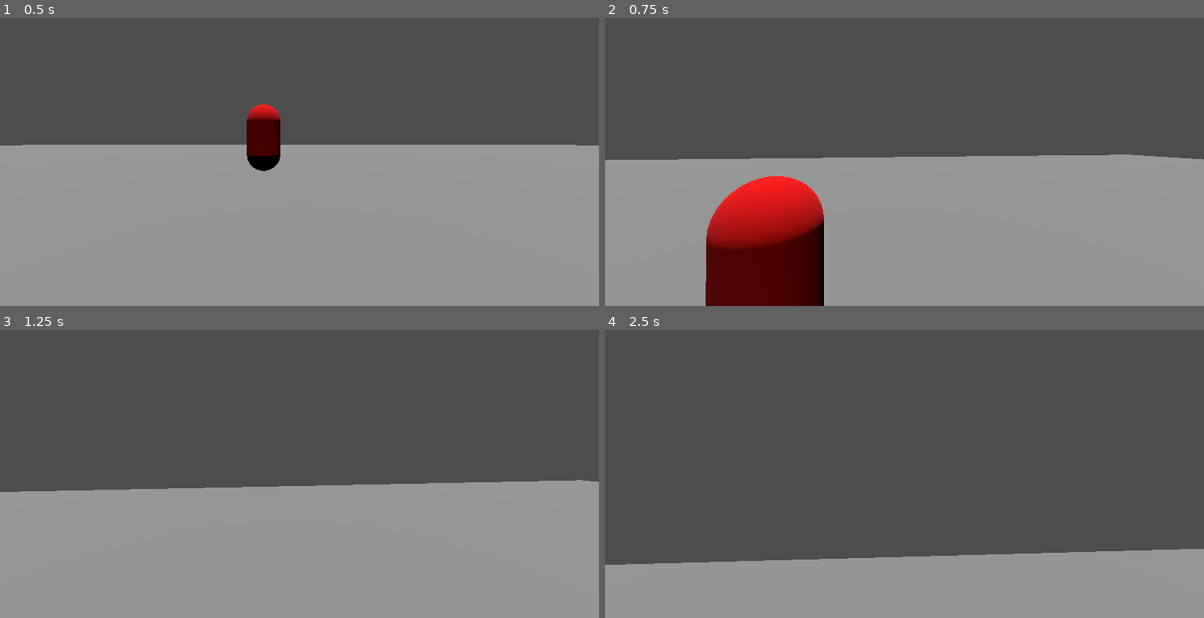
Above: before the commit, frames 1-4 (two rows, left to right).
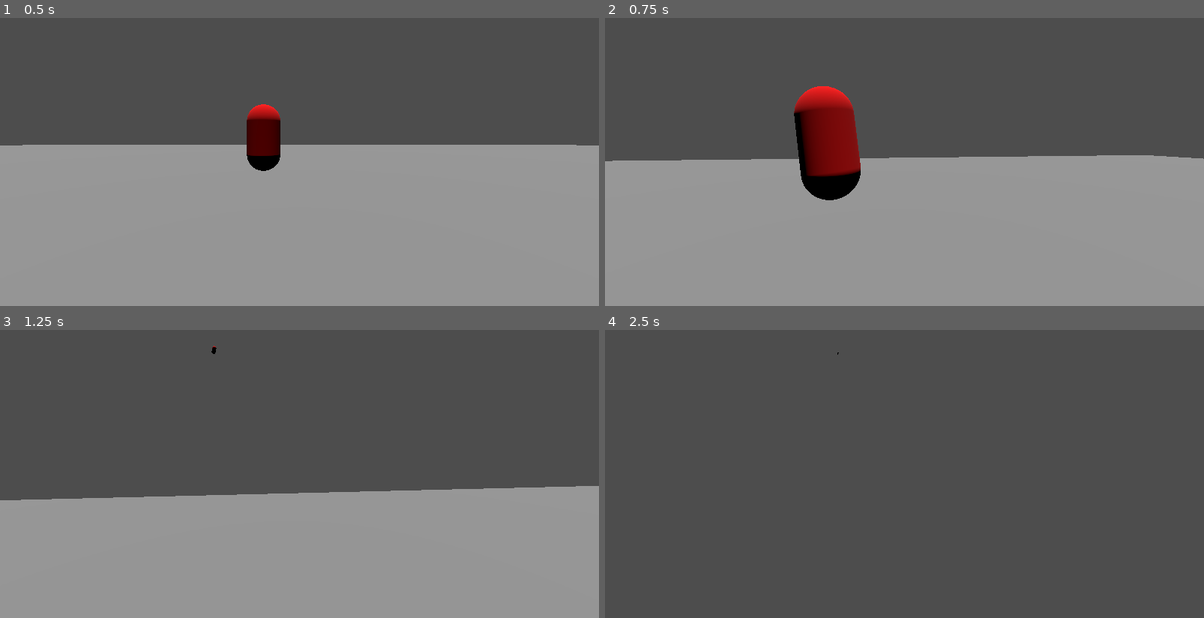
Above: after the commit, the same moments.

Repository: etper/one-hit-brawler
Game: Godot game, scene res://main.tscn
Two runs of this game, one before a commit and one after it. Both use one fixed random seed, a clock stepped at 60 frames per second and the inputs below.
Inputs (mouse positions are in pixels of both pictures, inside the frame that each line leads up to):
- Up to frame 1 (0.5 s): no input
- Up to frame 2 (0.75 s): tap Enter (ui_accept) at 0.5 s; move the mouse to (934, 136) at 0.52 s; hold Up (ui_up) from 0.53 s (still down); click (934, 136) at 0.6 s
- Up to frame 3 (1.25 s): keep holding Up (ui_up); tap Enter (ui_accept) at 0.77 s
- Up to frame 4 (2.5 s): keep holding Up (ui_up); move the mouse to (874, 450) at 1.27 s; click (874, 450) at 1.35 s; tap Enter (ui_accept) at 1.52 s; move the mouse to (916, 442) at 2.02 s; tap Shift (shift) at 2.1 s; click (916, 442) at 2.3 s

Frame 1 is identical in both runs. In frame 2, 12% of the frame differs, in the area x 0-100%, y 23-100%; in frame 3, 2.5%; in frame 4, 21%, in the area x 0-100%, y 7-100%.

Commit message:
gap closing fun!

Diff:
--- a/Enemy.tscn
+++ b/Enemy.tscn
@@ -10,7 +10,7 @@
 [sub_resource type="CapsuleMesh" id="CapsuleMesh_s7bn3"]
 material = SubResource("StandardMaterial3D_tt7e2")
 
-[node name="Enemy" type="CharacterBody3D" unique_id=1691479726]
+[node name="Enemy" type="CharacterBody3D" unique_id=1691479726 groups=["enemy"]]
 script = ExtResource("1_tt7e2")
 
 [node name="CollisionShape3D" type="CollisionShape3D" parent="." unique_id=1339162921]
--- a/player.gd
+++ b/player.gd
@@ -12,6 +12,9 @@
 
 const SHAKE_STRENGTH = 0.15
 
+const GAP_CLOSE_RANGE = 6.0
+const GAP_CLOSE_SPEED = 42.0
+
 var shake_time = 0.0
 
 var dash_timer = 0.0
@@ -19,6 +22,9 @@
 var dash_direction = Vector3.ZERO
 
 var gravity = ProjectSettings.get_setting("physics/3d/default_gravity")
+
+var gapclose_target = null
+var gapclosing = false
 
 @onready var camera = $Camera3D
 
@@ -33,6 +39,7 @@
 
 func _physics_process(delta):
 
+	# CAMERA SHAKE
 	if shake_time > 0.0:
 
 		shake_time -= delta
@@ -47,18 +54,81 @@
 
 		camera.position = Vector3.ZERO
 
+
+	# ATTACK INPUT
 	if Input.is_action_just_pressed("attack"):
-		punch()
-
+
+		var target = find_gapclose_target()
+
+		if target:
+			start_gapclose(target)
+		else:
+			punch()
+
+
+	# GAPCLOSE
+	if gapclosing:
+
+		if gapclose_target == null:
+			gapclosing = false
+			return
+
+		var dir = (
+			gapclose_target.global_position - global_position
+		).normalized()
+
+		velocity.x = dir.x * GAP_CLOSE_SPEED
+		velocity.z = dir.z * GAP_CLOSE_SPEED
+
+		move_and_slide()
+
+		if global_position.distance_to(
+			gapclose_target.global_position
+		) < 2.2:
+
+			gapclosing = false
+
+			var body = gapclose_target
+
+			if body and body.has_method("die"):
+
+				var launch_dir = (
+					body.global_position - global_position
+				).normalized()
+
+				launch_dir.y = 0.35
+				launch_dir = launch_dir.normalized()
+
+				body.die(launch_dir * PUNCH_FORCE)
+
+				hitstop(0.1, 0.2)
+
+				shake_time = 0.12
+
+		return
+
+
+	# GRAVITY
 	if not is_on_floor():
 		velocity.y -= gravity * delta
 
+
+	# JUMP
 	if Input.is_action_just_pressed("ui_accept") and is_on_floor():
 		velocity.y = JUMP_VELOCITY
 
-	var input_dir = Input.get_vector("ui_left", "ui_right", "ui_up", "ui_down")
-
-	var direction = (transform.basis * Vector3(input_dir.x, 0, input_dir.y)).normalized()
+
+	var input_dir = Input.get_vector(
+		"ui_left",
+		"ui_right",
+		"ui_up",
+		"ui_down"
+	)
+
+	var direction = (
+		transform.basis * Vector3(input_dir.x, 0, input_dir.y)
+	).normalized()
+
 
 	# DASH INPUT
 	if Input.is_action_just_pressed("shift") and dash_cooldown_timer <= 0.0:
@@ -71,6 +141,7 @@
 		dash_timer = DASH_TIME
 		dash_cooldown_timer = DASH_COOLDOWN
 
+
 	# DASH ACTIVE
 	if dash_timer > 0.0:
 
@@ -82,17 +153,31 @@
 	else:
 
 		if direction:
+
 			velocity.x = direction.x * SPEED
 			velocity.z = direction.z * SPEED
+
 		else:
-			velocity.x = move_toward(velocity.x, 0, SPEED)
-			velocity.z = move_toward(velocity.z, 0, SPEED)
-
+
+			velocity.x = move_toward(
+				velocity.x,
+				0,
+				SPEED
+			)
+
+			velocity.z = move_toward(
+				velocity.z,
+				0,
+				SPEED
+			)
+
+
+	# DASH COOLDOWN
 	if dash_cooldown_timer > 0.0:
 		dash_cooldown_timer -= delta
 
+
 	move_and_slide()
-
 func punch():
 
 	var bodies = $PunchArea.get_overlapping_bodies()
@@ -121,3 +206,34 @@
 	await get_tree().create_timer(duration * time_scale).timeout
 
 	Engine.time_scale = 1.0
+
+func find_gapclose_target():
+
+	var enemies = get_tree().get_nodes_in_group("enemy")
+
+	var best_target = null
+	var best_distance = GAP_CLOSE_RANGE
+
+	for enemy in enemies:
+
+		var dist = global_position.distance_to(enemy.global_position)
+
+		if dist < best_distance:
+
+			var to_enemy = (
+				enemy.global_position - global_position
+			).normalized()
+
+			var facing = -transform.basis.z
+
+			# only targets roughly in front
+			if facing.dot(to_enemy) > 0.55:
+				best_distance = dist
+				best_target = enemy
+
+	return best_target
+
+func start_gapclose(target):
+
+	gapclose_target = target
+	gapclosing = true
